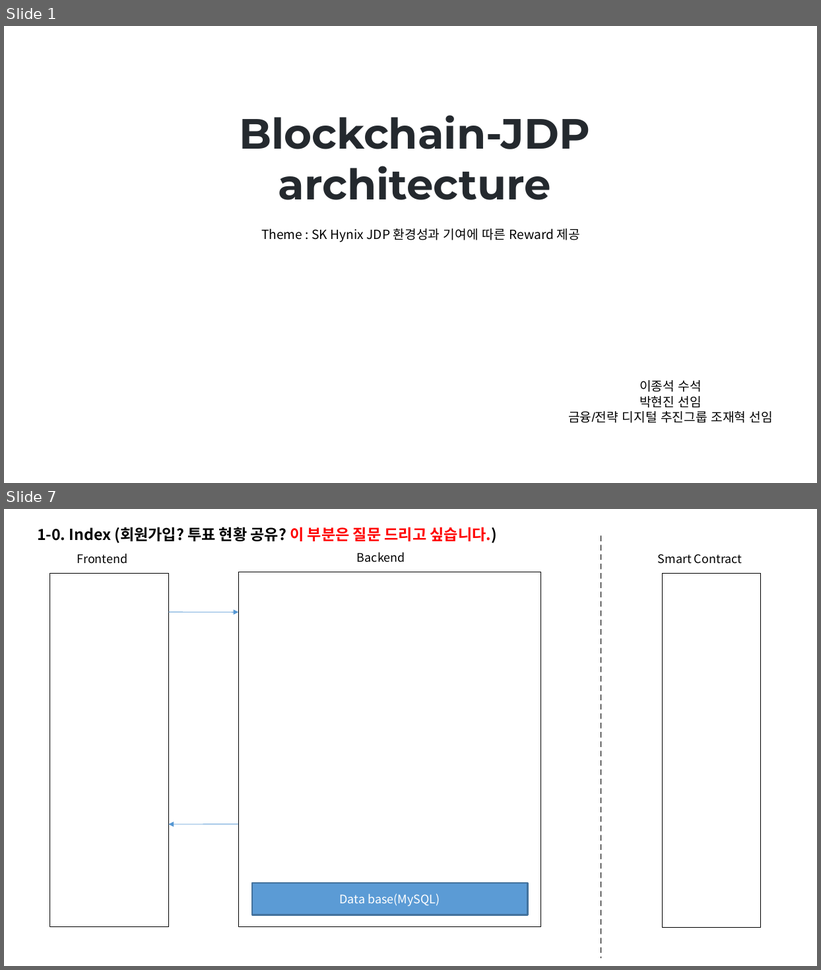
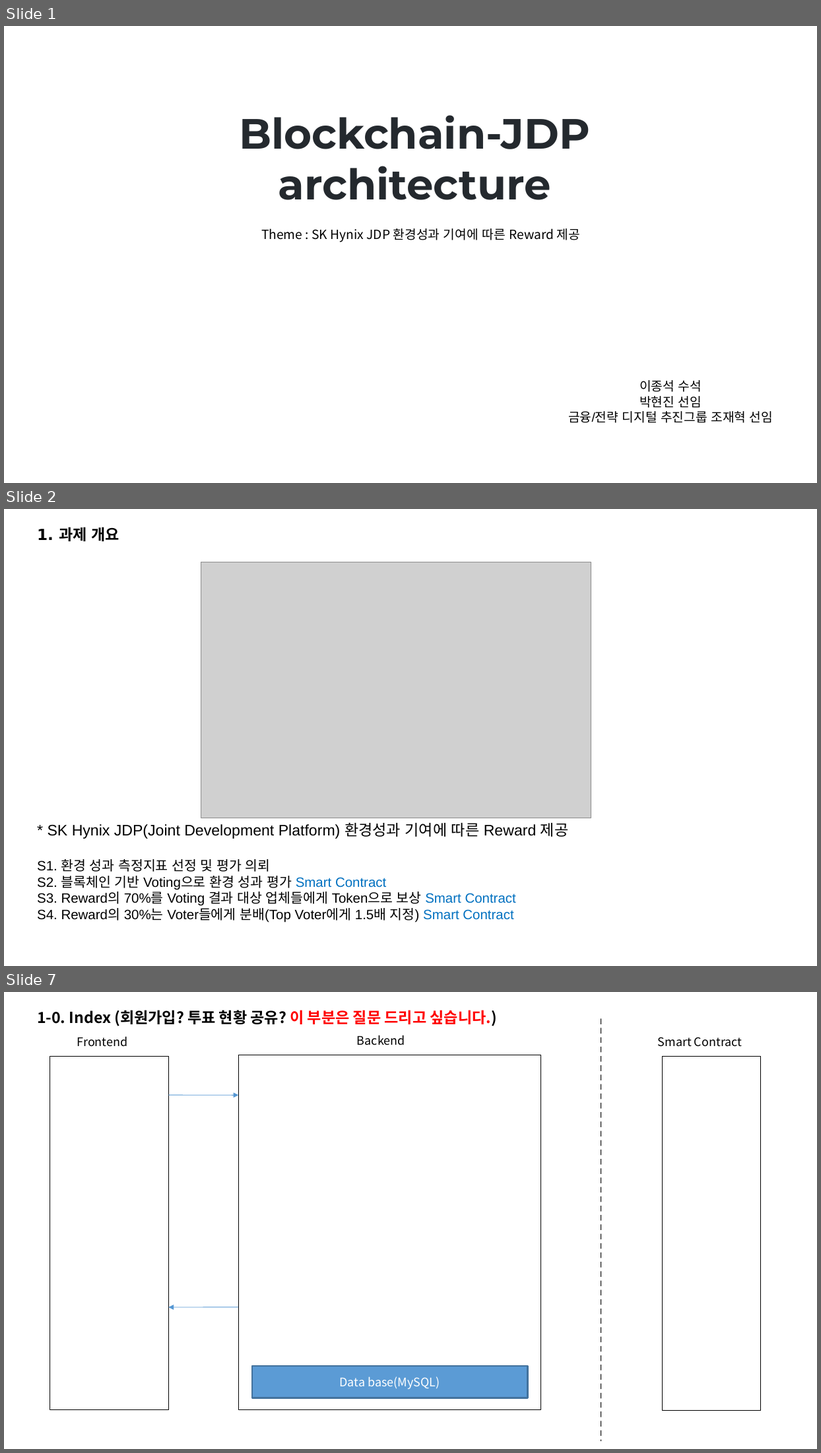
Before and after one commit to ro0opf/blockchain-jdp, a slide deck: blockchain_archi_v3.1.pptx. Shown one above the other, each under a label of ours: slides 1 and 7 before the commit, slides 1, 2 and 7 after it; the slides between them are not shown. The pictures are 821x970 and 821x1453 pixels, drawn with LibreOffice and Linux fonts; fonts in the diff are those of the drawing; grey boxes stand for pictures. Boxes give left, top, right and bottom in pixels: in the first picture for what was removed or moved away, otherwise in the second. Text is boxed around its words. In the diff, an @@ line names an element or a change of style, - is before the commit and + after.

```diff
--- a/blockchain_archi_v3.1.pptx
+++ b/blockchain_archi_v3.1.pptx
@@ slide 2 added at (x1=4, y1=509, x2=817, y2=966), background #FFFFFF @@
@@ text added at (x1=37, y1=527, x2=120, y2=541), 18 pt, text #000000, bold @@
+1. 과제 개요
@@ picture added at (x1=201, y1=562, x2=591, y2=819) @@
@@ text added at (x1=37, y1=823, x2=569, y2=923), 16 pt, text #000000 @@
+* SK Hynix JDP(Joint Development Platform) 환경성과 기여에 따른 Reward 제공
+S1. 환경 성과 측정지표 선정 및 평가 의뢰
+S2. 블록체인 기반 Voting으로 환경 성과 평가 Smart Contract
+S3. Reward의 70%를 Voting 결과 대상 업체들에게 Token으로 보상 Smart Contract
+S4. Reward의 30%는 Voter들에게 분배(Top Voter에게 1.5배 지정) Smart Contract
```
Also in this commit, not shown: 4 slides changed, 1 slide removed.
